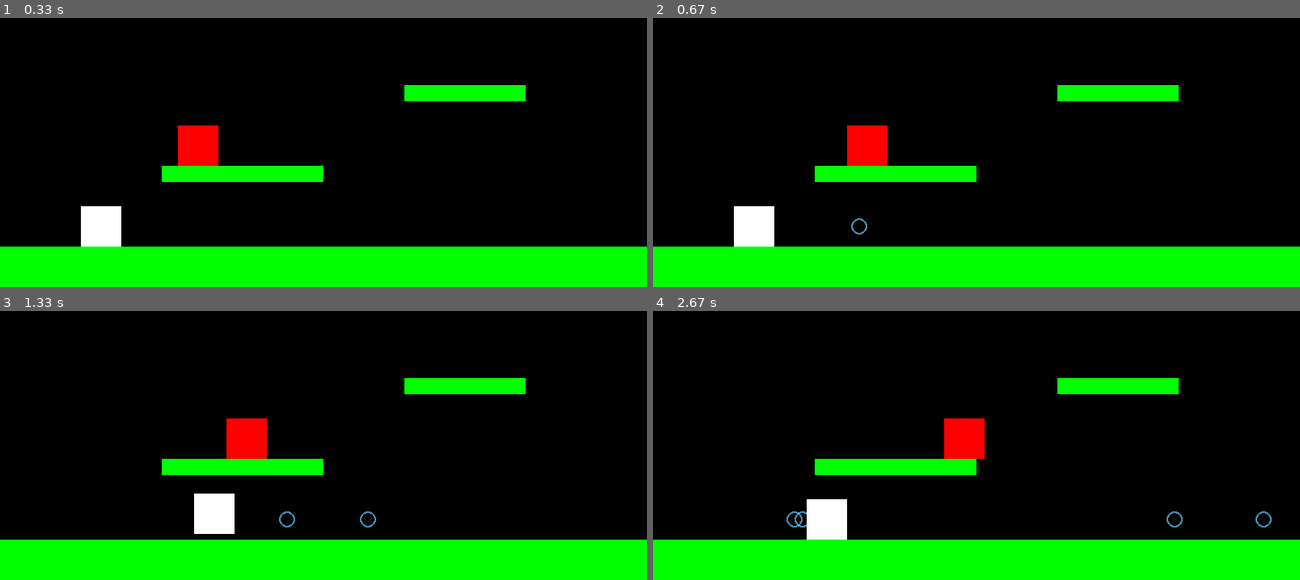
Above: before the commit, frames 1-4 (two rows, left to right).
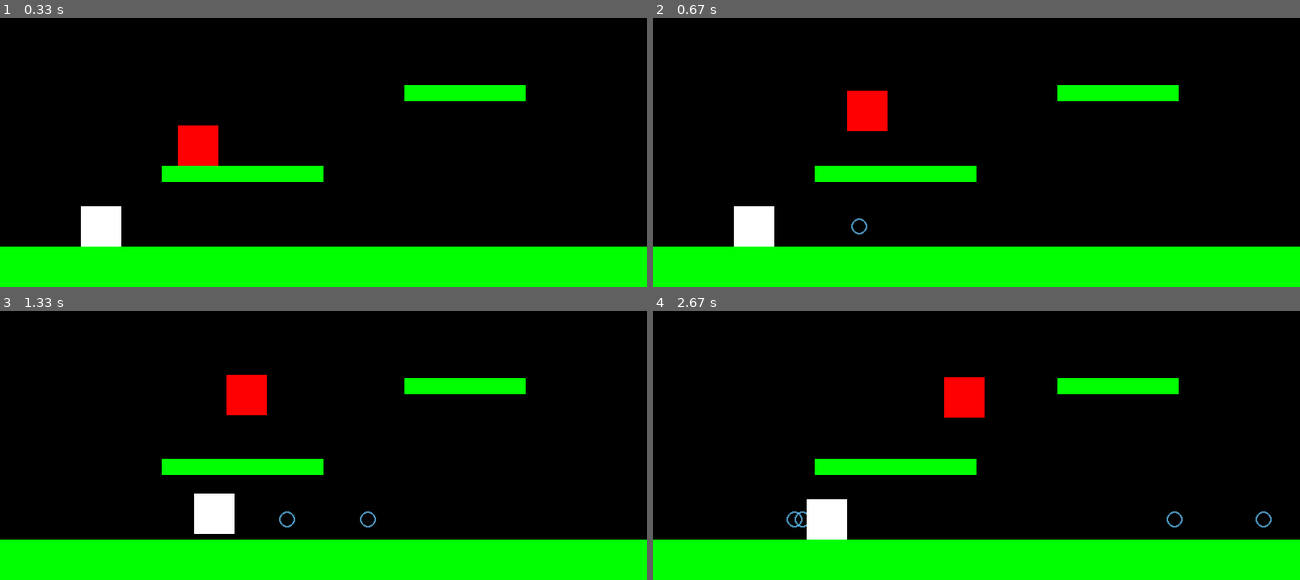
Above: after the commit, the same moments.

Repository: ChefanKreis/FoerdeDerFurcht
Game: pygame game, started from pygame_FoerdeDerFurcht.py
The game is run twice, just before and just after one commit, with the same random seed, the same clock (stepped at 60 frames per second) and the same inputs.
Inputs:
- Up to frame 1 (0.33 s): no input
- Up to frame 2 (0.67 s): tap Space at 0.33 s
- Up to frame 3 (1.33 s): hold Right 0.67-1.13 s; tap Space at 0.73, 1.03, 1.23 s; hold Up from 1.17 s (still down)
- Up to frame 4 (2.67 s): release Up at 1.47 s; hold Right 1.5-1.97 s; tap Space at 1.57, 1.87, 2.07, 2.37, 2.63 s; hold Left 2-2.53 s; hold Left from 2.57 s (still down)

Frame 1 is identical in both runs. In frame 2, 1.6% of the frame differs, in the area x 30-37%, y 27-55%; in frame 3, 1.9%, in the area x 35-42%, y 23-55%; in frame 4, 1.9%.

Commit message:
movement enemys ausgelagert

Diff:
--- /dev/null
+++ b/movement_enemies.py
@@ -0,0 +1,54 @@
+import pygame
+import random
+
+
+WIDTH, HEIGHT = 800, 600
+
+
+class MovementStrategy:
+# Basisklasse Bewegung Enemies
+
+    def move(self, character, platforms):
+        raise NotImplementedError("This method should be overridden by subclasses.")
+
+
+class HorizontalMovement(MovementStrategy):
+    def __init__(self, speed=2, left_x=0, right_x=WIDTH):
+        self.left_x = left_x #Grenze links
+        self.right_x = right_x #Grenze rechts
+        self.speed = speed # Geshwindigkeit
+        self.velocity = pygame.Vector2(speed, 0)
+
+
+    def move(self, character, platforms):
+
+        if not hasattr(character, 'velocity'):
+            character.velocity = pygame.Vector2(self.speed, 0)
+
+        if character.rect.left <= self.left_x:
+           character.rect.left = self.left_x
+           character.velocity.x *= -1
+
+        elif character.rect.right == WIDTH:
+            character.rect.right = WIDTH
+            character.velocity.x *= -1
+
+
+class RandomJump(MovementStrategy):
+    def __init__(self, jump_strength=-5, jump_chance=0.5):
+        self.jump_strength = jump_strength
+        self.jump_chance = jump_chance
+
+
+    def move(self, character, platforms):
+        if character.on_ground:
+            if random.random() < self.jump_chance:
+                character.velocity.y = self.jump_strength
+                character.on_ground = False
+        # Implement random jump logic here
+
+
+class ChasePlayer(MovementStrategy):
+    def move(self, character, platforms):
+        pass
+        # Implement chase player logic here
--- a/pygame_FoerdeDerFurcht.py
+++ b/pygame_FoerdeDerFurcht.py
@@ -6,6 +6,8 @@
 import random   # Zufallszahlen brauchen wir immer...
 import os       # Das Dateisystem
 import sys      # Systemfunktionen
+import movement_enemies  # Import der Bewegungsstrategien für Gegner
+
 
 #########################################################################
 # Settings:   Hier stehen alle Konstanten Variablen für das Spiel.
@@ -50,7 +52,8 @@
 
 # Wir binden eine Grafik (Ball) ein
 # convert_alpha lässt eine PNG-Datei transparent erscheinen
-# ball = pygame.image.load(os.path.join(game_folder, 'ball.png')).convert_alpha()
+
+# MultipleChoiceEnemy = pygame.image.load(os.path.join(game_folder, 'ball.png')).convert_alpha()
 # imageRect = ball.get_rect()
 
 #########################################################################
@@ -315,21 +318,25 @@
         self.on_ground = True  # Standardmäßig auf dem Boden
         self.direction = random.random() # Zufällige Richtung für den Start
 
-    def move(self):
-        # Bildschirmgrenzen vertikal prüfen
-       if self.rect.left <= 0 or self.rect.right >= WIDTH:
-           self.velocity.x *= -1  # Richtung umkehren, Bildschirmgrenze rechts und links
-
-    #def random_jump(self):
-
-
+        self.jump_strategy = movement_enemies.RandomJump(jump_strength=-10, jump_chance=0.2)
+        self.move_strategy = movement_enemies.HorizontalMovement()
+
+
+
+    """def random_jump(self):
+        # Zufälligen Sprung ausführen
+        if random.random() < 0.8: # 80% Chance für einen Sprung
+            self.velocity.y = -10 # Sprunggeschwindigkeit
+            self.on_ground = False  # Gegner springt """
 
 
 
 
     def update(self, platforms):
         super().update(platforms)
-        self.move() # Bewegung update
+        self.jump_strategy.move(self, platforms)  # Zufalls-Sprung-Logik anwenden
+        self.move_strategy.move(self, platforms)  # Horizontale Bewegung anwenden
+
 
     def attack(self):
         pass #Angriff von MCE
Binary file added: images/Espresso.png
Binary file added: images/MultipleChoice.png
Binary file added: images/Prof.png
Binary file added: images/Prof2.png
Binary file added: images/Programmieraufgabe.png
Binary file added: images/Svotto.png
